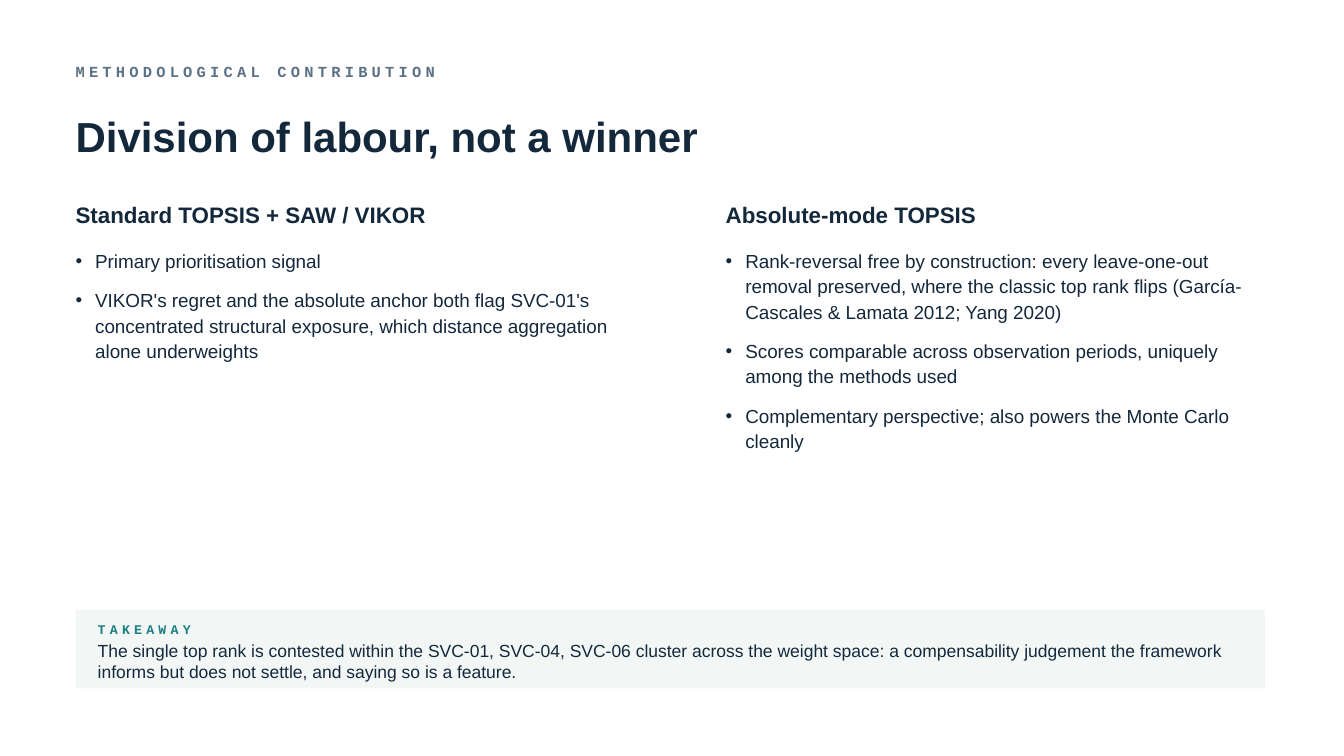
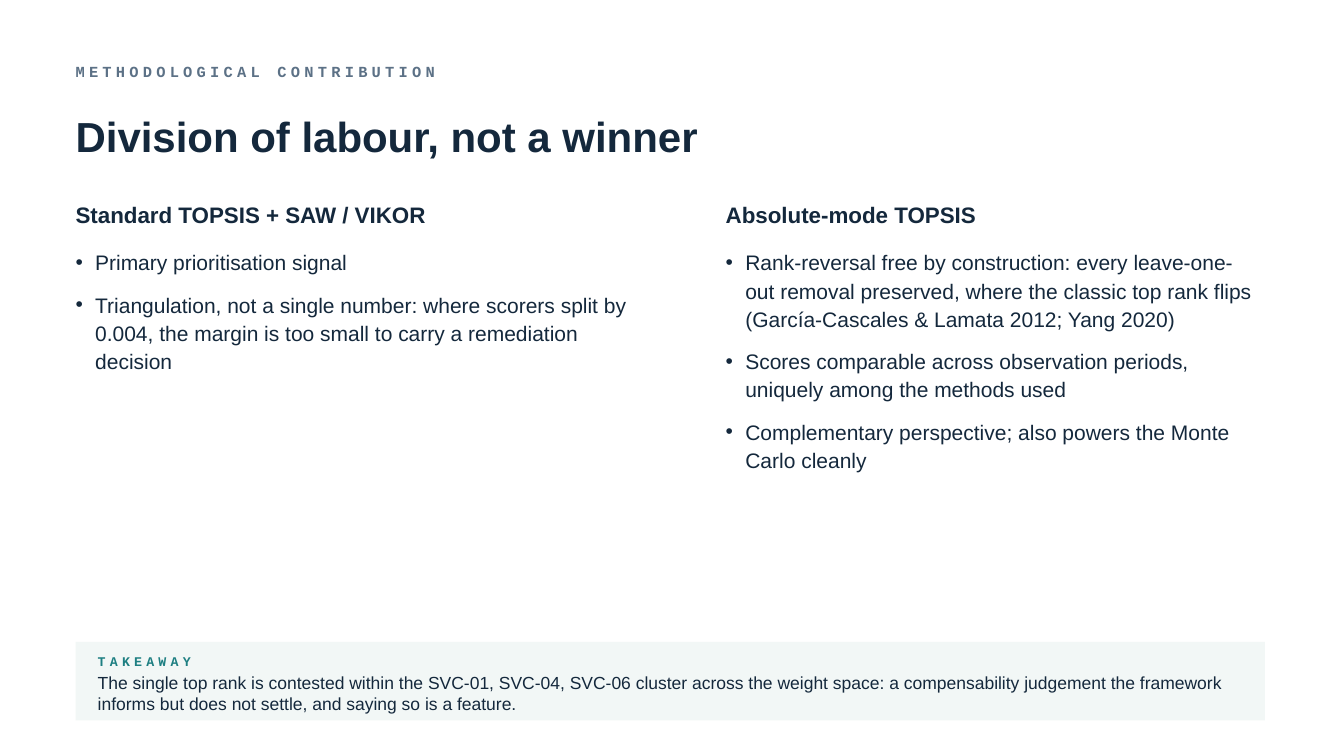
Before and after one commit to TobiZeier/MScProject, a slide deck: slide 12 of presentation/defense.pptx. Drawn at 1344x756 pixels with LibreOffice and Linux fonts; fonts in the diff are those of the drawing. Boxes give left, top, right and bottom in pixels: in the first picture for what was removed or moved away, otherwise in the second. Text is boxed around its words. In the diff, an @@ line names an element or a change of style, - is before the commit and + after.

```diff
--- a/presentation/defense.pptx
+++ b/presentation/defense.pptx
@@ text at (95, 254, 347, 275): size 13.5 to 15 pt in "Primary prioritisation signal" @@
@@ text "Rank-reversal free by construction: every ..." at (745, 254, 1251, 472): size 13.5 to 15 pt @@
@@ text at (95, 297, 626, 370): text changed; size 13.5 to 15 pt @@
-• VIKOR's regret and the absolute anchor both flag SVC-01's concentrated structural exposure, which distance aggregation alone underweights
+• Triangulation, not a single number: where scorers split by 0.004, the margin is too small to carry a remediation decision
@@ rectangle: place and size @@
-rectangle at (76, 610, 1265, 689)
+rectangle at (76, 642, 1265, 721)
@@ text "TAKEAWAY": place and size @@
-text "TAKEAWAY" at (98, 625, 191, 634)
+text "TAKEAWAY" at (98, 657, 191, 666)
@@ text "The single top rank is ...": place and size @@
-text "The single top rank is ..." at (98, 644, 1222, 682)
+text "The single top rank is ..." at (98, 676, 1222, 714)
```
Also in this commit, not shown: 14 other slides changed, 10 other files.
